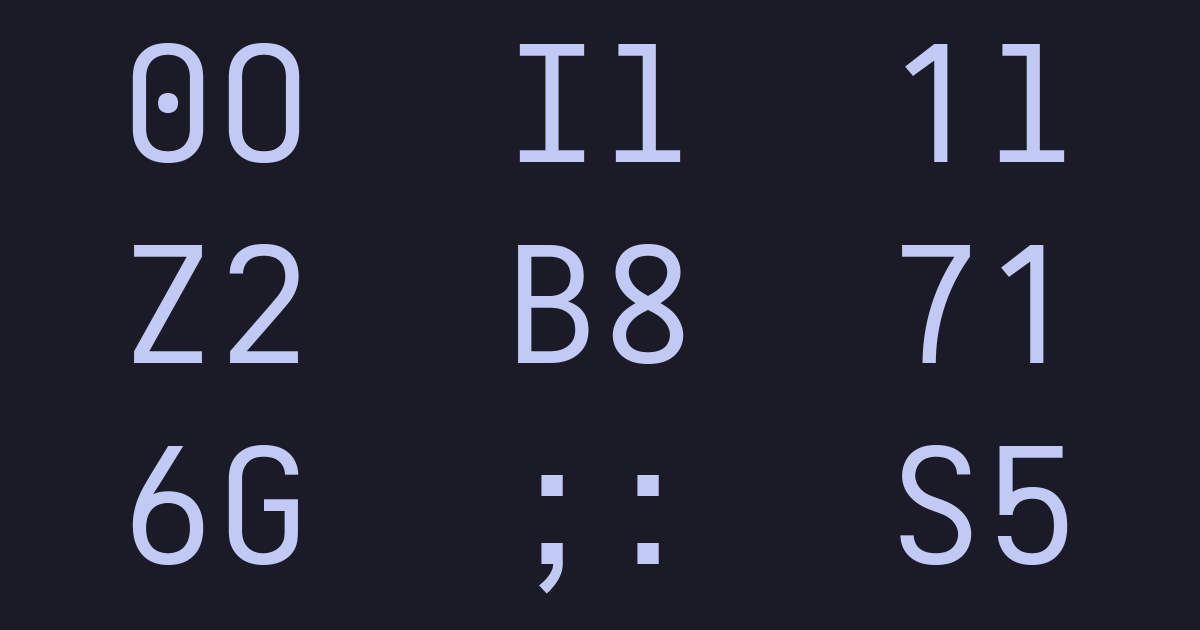
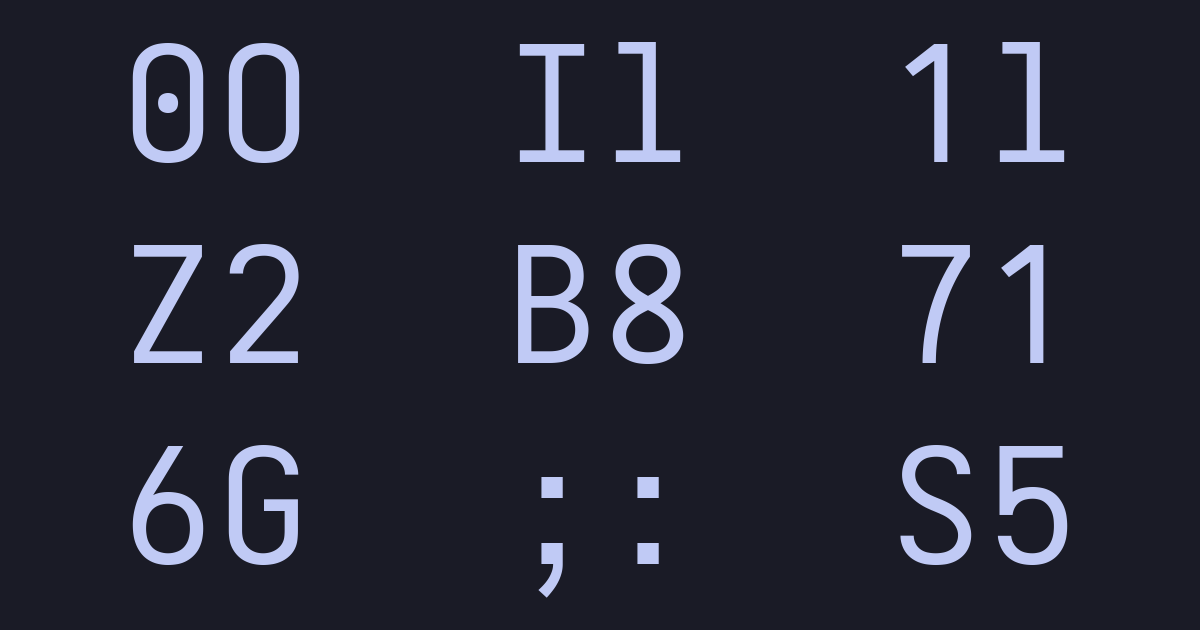
The second 1200 x 630 image is a revision of the first. Changes to its layers:
painted on "0O Il 1l ..." over [left=134, top=42, right=1064, bottom=598]
